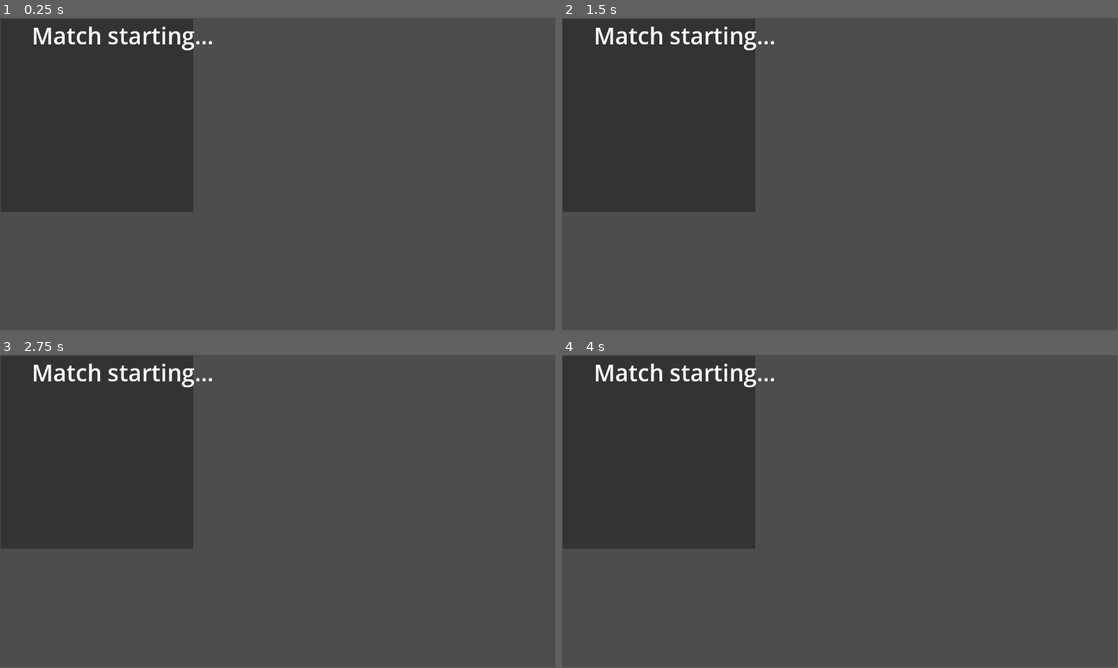
Above: before the commit, frames 1-4 (two rows, left to right).
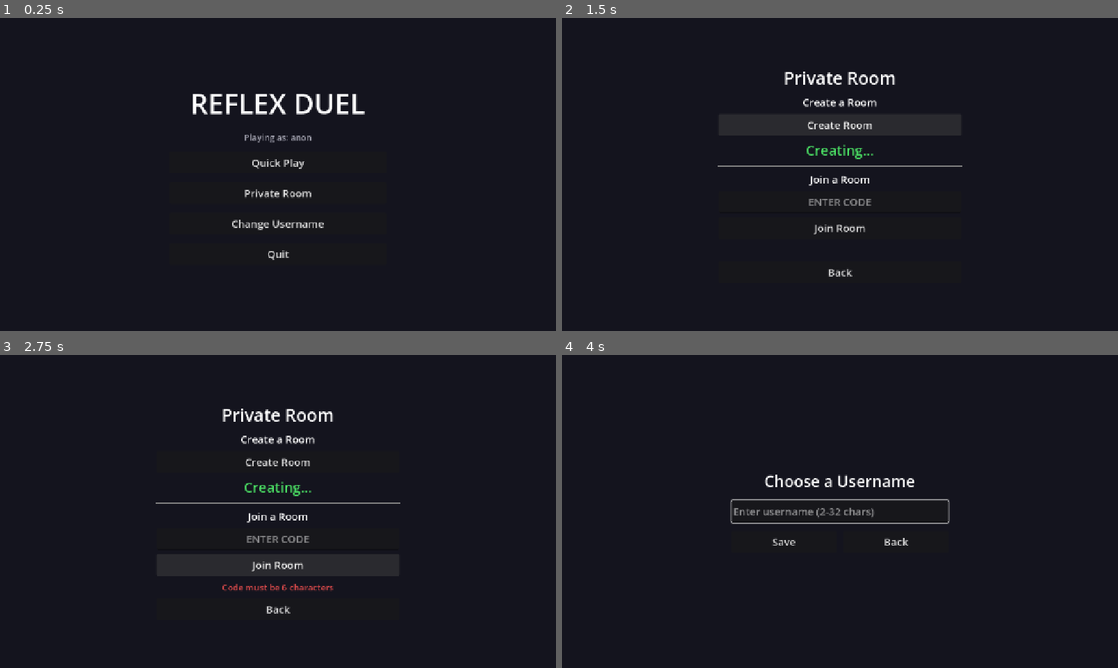
Above: after the commit, the same moments.

Repository: Raydish1/ReflexDuel
Game: Godot game, scene res://scenes/main_menu.tscn
Two runs of this game, one before a commit and one after it. Both use one fixed random seed, a clock stepped at 60 frames per second and the inputs below. Before the commit the project starts from res://scenes/game.tscn.
Inputs (mouse positions are in pixels of both pictures, inside the frame that each line leads up to):
- Up to frame 1 (0.25 s): no input
- Up to frame 2 (1.5 s): click (840, 193) at 0.5 s, where only the run after the commit has a clickable "Private Room"; click (840, 124) at 1.25 s, where only the run after the commit has a clickable "Create Room"
- Up to frame 3 (2.75 s): click (278, 564) at 2 s, where only the run after the commit has a clickable "Join Room"
- Up to frame 4 (4 s): click (840, 608) at 2.75 s, where only the run after the commit has a clickable "Back"; click (840, 561) at 3.5 s, where only the run after the commit has a clickable "Change Username"
In our replay, the window is 799x449 before the commit and 800x450 after it. These sizes can differ from the game's own. Grey fills any space a smaller window leaves; there, only what the larger window draws over its background counts as a difference.

The runs differ from the first frame. In frame 1, 99% of the frame differs, in the area x 0-100%, y 0-100%; in frame 2, 99%; in frame 3, 99%; in frame 4, 99%.

Commit message:
Built Main UI - Quick play queue - Private Room - Username changing

Diff:
--- a/client/project.godot
+++ b/client/project.godot
@@ -11,13 +11,20 @@
 [application]
 
 config/name="reflex-duel-client"
-run/main_scene="uid://6swmeylws5cp"
+run/main_scene="res://scenes/main_menu.tscn"
 config/features=PackedStringArray("4.6", "GL Compatibility")
 config/icon="res://icon.svg"
 
 [autoload]
 
 Net="*uid://m7rxu6cebx88"
+
+[display]
+
+window/size/viewport_width=1280
+window/size/viewport_height=720
+window/stretch/mode="canvas_items"
+window/stretch/aspect="keep"
 
 [physics]
 
--- a/client/scenes/game.tscn
+++ b/client/scenes/game.tscn
@@ -2,44 +2,54 @@
 
 [ext_resource type="Script" uid="uid://0e81o4h2wxv8" path="res://scripts/game.gd" id="1_uwrxv"]
 
-[node name="ReactionTest" type="Node2D" unique_id=809865876]
+[node name="Game" type="Control"]
+anchor_right = 1.0
+anchor_bottom = 1.0
+grow_horizontal = 2
+grow_vertical = 2
 script = ExtResource("1_uwrxv")
 
-[node name="Background" type="ColorRect" parent="." unique_id=754913021]
+[node name="Background" type="ColorRect" parent="."]
 anchors_preset = 15
 anchor_right = 1.0
 anchor_bottom = 1.0
 grow_horizontal = 2
 grow_vertical = 2
-color = Color(0.3491902, 0.3491902, 0.38109186, 1)
+color = Color(0.08, 0.08, 0.12, 1)
 
-[node name="Stimulus" type="ColorRect" parent="." unique_id=1043267690]
+[node name="Stimulus" type="ColorRect" parent="."]
 anchors_preset = 8
 anchor_left = 0.5
 anchor_top = 0.5
 anchor_right = 0.5
 anchor_bottom = 0.5
-offset_left = 1.0
-offset_top = 2.0
-offset_right = 401.0
-offset_bottom = 402.0
+offset_left = -150.0
+offset_top = -150.0
+offset_right = 150.0
+offset_bottom = 150.0
 grow_horizontal = 2
 grow_vertical = 2
-color = Color(0.3491902, 0.3491902, 0.38109186, 1)
+color = Color(0.2, 0.2, 0.2, 1)
 
-[node name="StatusLabel" type="Label" parent="." unique_id=178278608]
-offset_left = 66.0
-offset_top = 3.0
-offset_right = 337.0
-offset_bottom = 70.0
-theme_override_font_sizes/font_size = 48
-text = "StatusLabel"
+[node name="StatusLabel" type="Label" parent="."]
+anchors_preset = 10
+anchor_right = 1.0
+offset_top = 20.0
+offset_bottom = 90.0
+grow_horizontal = 2
+text = "Match starting..."
 horizontal_alignment = 1
+theme_override_font_sizes/font_size = 36
 
-[node name="RTLabel" type="Label" parent="." unique_id=201420528]
-offset_left = 96.0
-offset_top = 332.0
-offset_right = 279.0
-offset_bottom = 399.0
-theme_override_font_sizes/font_size = 48
-text = "RTLabel"
+[node name="RTLabel" type="Label" parent="."]
+anchors_preset = 12
+anchor_top = 1.0
+anchor_right = 1.0
+anchor_bottom = 1.0
+offset_top = -110.0
+offset_bottom = -20.0
+grow_horizontal = 2
+grow_vertical = 0
+text = ""
+horizontal_alignment = 1
+theme_override_font_sizes/font_size = 24
--- /dev/null
+++ b/client/scenes/main_menu.tscn
@@ -0,0 +1,64 @@
+[gd_scene format=3 uid="uid://dp8r5fhk3v7nm"]
+
+[ext_resource type="Script" uid="uid://btvehqmao8ei5" path="res://scripts/main_menu.gd" id="1_mm001"]
+
+[node name="MainMenu" type="Control"]
+anchor_right = 1.0
+anchor_bottom = 1.0
+grow_horizontal = 2
+grow_vertical = 2
+script = ExtResource("1_mm001")
+
+[node name="Background" type="ColorRect" parent="."]
+anchors_preset = 15
+anchor_right = 1.0
+anchor_bottom = 1.0
+grow_horizontal = 2
+grow_vertical = 2
+color = Color(0.08, 0.08, 0.12, 1)
+
+[node name="VBox" type="VBoxContainer" parent="."]
+anchors_preset = 8
+anchor_left = 0.5
+anchor_top = 0.5
+anchor_right = 0.5
+anchor_bottom = 0.5
+offset_left = -250.0
+offset_top = -280.0
+offset_right = 250.0
+offset_bottom = 280.0
+grow_horizontal = 2
+grow_vertical = 2
+alignment = 1
+theme_override_constants/separation = 20
+
+[node name="Title" type="Label" parent="VBox"]
+text = "REFLEX DUEL"
+horizontal_alignment = 1
+theme_override_font_sizes/font_size = 64
+
+[node name="Subtitle" type="Label" parent="VBox"]
+text = "Playing as: anon"
+horizontal_alignment = 1
+theme_override_font_sizes/font_size = 20
+theme_override_colors/font_color = Color(0.65, 0.65, 0.7, 1)
+
+[node name="QuickplayButton" type="Button" parent="VBox"]
+custom_minimum_size = Vector2(0, 50)
+text = "Quick Play"
+theme_override_font_sizes/font_size = 24
+
+[node name="PrivateRoomButton" type="Button" parent="VBox"]
+custom_minimum_size = Vector2(0, 50)
+text = "Private Room"
+theme_override_font_sizes/font_size = 24
+
+[node name="ChangeNameButton" type="Button" parent="VBox"]
+custom_minimum_size = Vector2(0, 50)
+text = "Change Username"
+theme_override_font_sizes/font_size = 24
+
+[node name="QuitButton" type="Button" parent="VBox"]
+custom_minimum_size = Vector2(0, 50)
+text = "Quit"
+theme_override_font_sizes/font_size = 24
--- /dev/null
+++ b/client/scenes/matchmaking.tscn
@@ -0,0 +1,52 @@
+[gd_scene format=3 uid="uid://dyaq3525v05r2"]
+
+[ext_resource type="Script" uid="uid://cuc5mmlvfvs34" path="res://scripts/matchmaking.gd" id="1_mk001"]
+
+[node name="Matchmaking" type="Control"]
+anchor_right = 1.0
+anchor_bottom = 1.0
+grow_horizontal = 2
+grow_vertical = 2
+script = ExtResource("1_mk001")
+
+[node name="Background" type="ColorRect" parent="."]
+anchors_preset = 15
+anchor_right = 1.0
+anchor_bottom = 1.0
+grow_horizontal = 2
+grow_vertical = 2
+color = Color(0.08, 0.08, 0.12, 1)
+
+[node name="DotsTimer" type="Timer" parent="."]
+wait_time = 0.5
+autostart = true
+
+[node name="VBox" type="VBoxContainer" parent="."]
+anchors_preset = 8
+anchor_left = 0.5
+anchor_top = 0.5
+anchor_right = 0.5
+anchor_bottom = 0.5
+offset_left = -250.0
+offset_top = -180.0
+offset_right = 250.0
+offset_bottom = 180.0
+grow_horizontal = 2
+grow_vertical = 2
+alignment = 1
+theme_override_constants/separation = 20
+
+[node name="StatusLabel" type="Label" parent="VBox"]
+text = "Searching for opponent"
+horizontal_alignment = 1
+theme_override_font_sizes/font_size = 36
+
+[node name="DotsLabel" type="Label" parent="VBox"]
+text = ""
+horizontal_alignment = 1
+theme_override_font_sizes/font_size = 36
+
+[node name="CancelButton" type="Button" parent="VBox"]
+custom_minimum_size = Vector2(0, 50)
+text = "Cancel"
+theme_override_font_sizes/font_size = 24
--- /dev/null
+++ b/client/scenes/private_lobby.tscn
@@ -0,0 +1,90 @@
+[gd_scene format=3 uid="uid://caa1rihl5b6jt"]
+
+[ext_resource type="Script" uid="uid://bnk7ww7e8pyyt" path="res://scripts/private_lobby.gd" id="1_pl001"]
+
+[node name="PrivateLobby" type="Control"]
+anchor_right = 1.0
+anchor_bottom = 1.0
+grow_horizontal = 2
+grow_vertical = 2
+script = ExtResource("1_pl001")
+
+[node name="Background" type="ColorRect" parent="."]
+anchors_preset = 15
+anchor_right = 1.0
+anchor_bottom = 1.0
+grow_horizontal = 2
+grow_vertical = 2
+color = Color(0.08, 0.08, 0.12, 1)
+
+[node name="VBox" type="VBoxContainer" parent="."]
+anchors_preset = 8
+anchor_left = 0.5
+anchor_top = 0.5
+anchor_right = 0.5
+anchor_bottom = 0.5
+offset_left = -280.0
+offset_top = -330.0
+offset_right = 280.0
+offset_bottom = 330.0
+grow_horizontal = 2
+grow_vertical = 2
+alignment = 1
+theme_override_constants/separation = 12
+
+[node name="Title" type="Label" parent="VBox"]
+text = "Private Room"
+horizontal_alignment = 1
+theme_override_font_sizes/font_size = 40
+
+[node name="CreateSection" type="VBoxContainer" parent="VBox"]
+theme_override_constants/separation = 10
+
+[node name="CreateSectionLabel" type="Label" parent="VBox/CreateSection"]
+text = "Create a Room"
+horizontal_alignment = 1
+theme_override_font_sizes/font_size = 24
+
+[node name="CreateButton" type="Button" parent="VBox/CreateSection"]
+custom_minimum_size = Vector2(0, 50)
+text = "Create Room"
+theme_override_font_sizes/font_size = 24
+
+[node name="CodeDisplay" type="Label" parent="VBox/CreateSection"]
+text = ""
+horizontal_alignment = 1
+theme_override_font_sizes/font_size = 32
+theme_override_colors/font_color = Color(0.3, 0.9, 0.4, 1)
+
+[node name="HSeparator" type="HSeparator" parent="VBox"]
+
+[node name="JoinSection" type="VBoxContainer" parent="VBox"]
+theme_override_constants/separation = 10
+
+[node name="JoinSectionLabel" type="Label" parent="VBox/JoinSection"]
+text = "Join a Room"
+horizontal_alignment = 1
+theme_override_font_sizes/font_size = 24
+
+[node name="CodeInput" type="LineEdit" parent="VBox/JoinSection"]
+placeholder_text = "ENTER CODE"
+max_length = 6
+custom_minimum_size = Vector2(0, 50)
+alignment = 1
+theme_override_font_sizes/font_size = 24
+
+[node name="JoinButton" type="Button" parent="VBox/JoinSection"]
+custom_minimum_size = Vector2(0, 50)
+text = "Join Room"
+theme_override_font_sizes/font_size = 24
+
+[node name="ErrorLabel" type="Label" parent="VBox"]
+text = ""
+horizontal_alignment = 1
+theme_override_font_sizes/font_size = 20
+theme_override_colors/font_color = Color(0.9, 0.3, 0.3, 1)
+
+[node name="BackButton" type="Button" parent="VBox"]
+custom_minimum_size = Vector2(0, 50)
+text = "Back"
+theme_override_font_sizes/font_size = 24
--- /dev/null
+++ b/client/scenes/results.tscn
@@ -0,0 +1,53 @@
+[gd_scene format=3 uid="uid://cedh585ferii1"]
+
+[ext_resource type="Script" uid="uid://b5lq8yxavo4ap" path="res://scripts/results.gd" id="1_rs001"]
+
+[node name="Results" type="Control"]
+anchor_right = 1.0
+anchor_bottom = 1.0
+grow_horizontal = 2
+grow_vertical = 2
+script = ExtResource("1_rs001")
+
+[node name="Background" type="ColorRect" parent="."]
+anchors_preset = 15
+anchor_right = 1.0
+anchor_bottom = 1.0
+grow_horizontal = 2
+grow_vertical = 2
+color = Color(0.08, 0.08, 0.12, 1)
+
+[node name="VBox" type="VBoxContainer" parent="."]
+anchors_preset = 8
+anchor_left = 0.5
+anchor_top = 0.5
+anchor_right = 0.5
+anchor_bottom = 0.5
+offset_left = -250.0
+offset_top = -220.0
+offset_right = 250.0
+offset_bottom = 220.0
+grow_horizontal = 2
+grow_vertical = 2
+alignment = 1
+theme_override_constants/separation = 24
+
+[node name="ResultLabel" type="Label" parent="VBox"]
+text = "YOU WON"
+horizontal_alignment = 1
+theme_override_font_sizes/font_size = 64
+
+[node name="ScoreLabel" type="Label" parent="VBox"]
+text = "vs ? — final: "
+horizontal_alignment = 1
+theme_override_font_sizes/font_size = 24
+
+[node name="PlayAgainButton" type="Button" parent="VBox"]
+custom_minimum_size = Vector2(0, 50)
+text = "Play Again"
+theme_override_font_sizes/font_size = 24
+
+[node name="MenuButton" type="Button" parent="VBox"]
+custom_minimum_size = Vector2(0, 50)
+text = "Main Menu"
+theme_override_font_sizes/font_size = 24
--- /dev/null
+++ b/client/scenes/username.tscn
@@ -0,0 +1,59 @@
+[gd_scene format=3 uid="uid://tcq448ovagly"]
+
+[ext_resource type="Script" uid="uid://bx2o7e2yb6b46" path="res://scripts/username.gd" id="1_un001"]
+
+[node name="UsernameScene" type="Control"]
+anchor_right = 1.0
+anchor_bottom = 1.0
+grow_horizontal = 2
+grow_vertical = 2
+script = ExtResource("1_un001")
+
+[node name="Background" type="ColorRect" parent="."]
+anchors_preset = 15
+anchor_right = 1.0
+anchor_bottom = 1.0
+grow_horizontal = 2
+grow_vertical = 2
+color = Color(0.08, 0.08, 0.12, 1)
+
+[node name="VBox" type="VBoxContainer" parent="."]
+anchors_preset = 8
+anchor_left = 0.5
+anchor_top = 0.5
+anchor_right = 0.5
+anchor_bottom = 0.5
+offset_left = -250.0
+offset_top = -180.0
+offset_right = 250.0
+offset_bottom = 180.0
+grow_horizontal = 2
+grow_vertical = 2
+alignment = 1
+theme_override_constants/separation = 20
+
+[node name="Title" type="Label" parent="VBox"]
+text = "Choose a Username"
+horizontal_alignment = 1
+theme_override_font_sizes/font_size = 36
+
+[node name="NameInput" type="LineEdit" parent="VBox"]
+placeholder_text = "Enter username (2-32 chars)"
+max_length = 32
+custom_minimum_size = Vector2(0, 50)
+theme_override_font_sizes/font_size = 24
+
+[node name="ButtonRow" type="HBoxContainer" parent="VBox"]
+theme_override_constants/separation = 16
+
+[node name="SaveButton" type="Button" parent="VBox/ButtonRow"]
+size_flags_horizontal = 3
+custom_minimum_size = Vector2(160, 50)
+text = "Save"
+theme_override_font_sizes/font_size = 24
+
+[node name="BackButton" type="Button" parent="VBox/ButtonRow"]
+size_flags_horizontal = 3
+custom_minimum_size = Vector2(160, 50)
+text = "Back"
+theme_override_font_sizes/font_size = 24
--- a/client/scripts/game.gd
+++ b/client/scripts/game.gd
@@ -1,4 +1,4 @@
-extends Node2D
+extends Control
 # scripts/game.gd
 # Existing node tree (renamed root):
 # Game (Node2D)
--- a/client/scripts/main_menu.gd
+++ b/client/scripts/main_menu.gd
@@ -18,7 +18,6 @@
 
 
 func _on_quickplay() -> void:
-	Net.quickplay()
 	get_tree().change_scene_to_file("res://scenes/matchmaking.tscn")
 
 
--- a/client/scripts/matchmaking.gd
+++ b/client/scripts/matchmaking.gd
@@ -14,6 +14,7 @@
 	dots_timer.timeout.connect(_animate)
 	Net.match_start.connect(_on_match_start)
 	Net.cancelled.connect(_on_cancelled)
+	Net.quickplay()
 
 
 func _exit_tree() -> void:
--- a/client/scripts/results.gd
+++ b/client/scripts/results.gd
@@ -21,7 +21,6 @@
 
 
 func _on_play_again() -> void:
-	Net.quickplay()
 	get_tree().change_scene_to_file("res://scenes/matchmaking.tscn")
 
 
Not shown, changed: server/main.py
